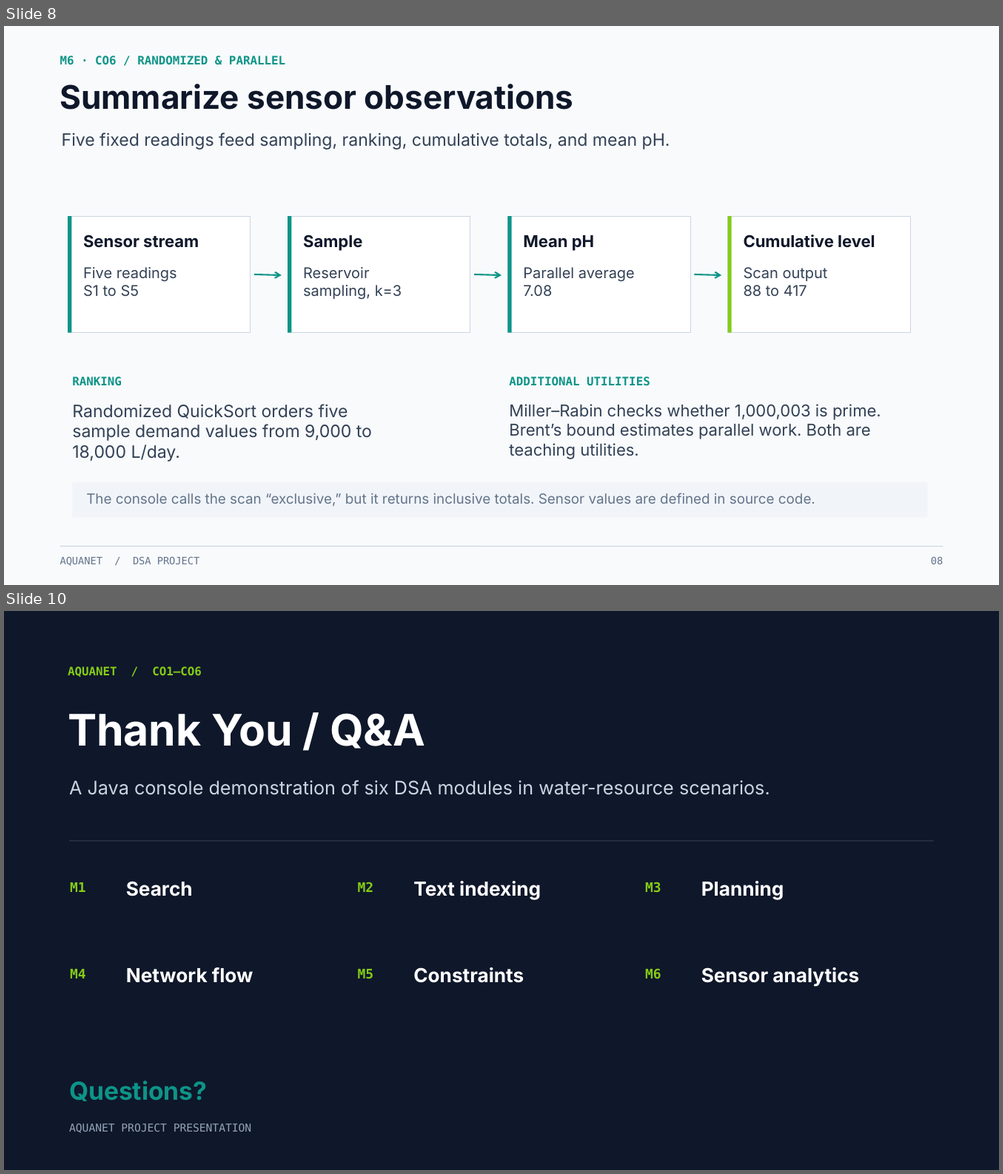
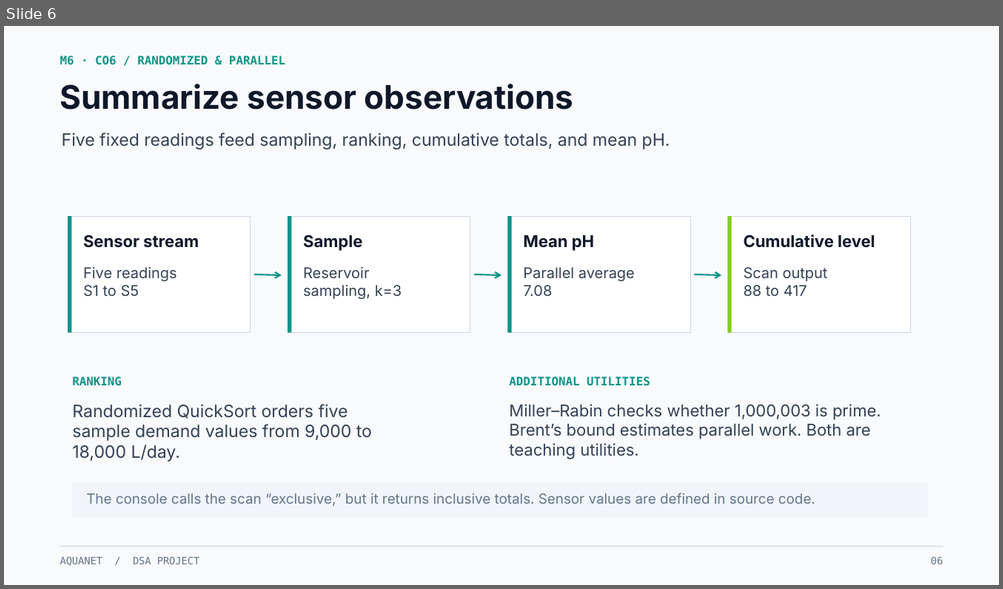
Before and after one commit to yashwanth-1729/aqua-net, a slide deck: presentation/AquaNet_DSA_Project_Presentation.pptx. Shown one above the other, each under a label of ours: slides 8 and 10 before the commit, slide 6 after it; the slides between them are not shown. The pictures are 1003x1174 and 1003x589 pixels, drawn with LibreOffice and Linux fonts; fonts in the diff are those of the drawing. Boxes give left, top, right and bottom in pixels: in the first picture for what was removed or moved away, otherwise in the second. Text is boxed around its words. In the diff, an @@ line names an element or a change of style, - is before the commit and + after.

```diff
--- a/presentation/AquaNet_DSA_Project_Presentation.pptx
+++ b/presentation/AquaNet_DSA_Project_Presentation.pptx
@@ slide 10 removed at (4, 611, 999, 1170), background #0F172A @@
@@ text removed at (68, 667, 202, 677) @@
-AQUANET / CO1–CO6
@@ text removed at (68, 713, 425, 749) @@
-Thank You / Q&A
@@ text removed at (69, 780, 770, 795) @@
-A Java console demonstration of six DSA modules in water-resource scenarios.
@@ line removed from (70, 841) to (933, 841) @@
@@ text removed at (70, 883, 86, 892) @@
-M1
@@ text removed at (126, 881, 193, 897) @@
-Search
@@ text removed at (358, 882, 374, 892) @@
-M2
@@ text removed at (413, 881, 540, 900) @@
-Text indexing
@@ text removed at (645, 882, 661, 892) @@
-M3
@@ text removed at (701, 881, 784, 900) @@
-Planning
@@ text removed at (70, 969, 86, 979) @@
-M4
@@ text removed at (126, 968, 253, 983) @@
-Network flow
@@ text removed at (358, 969, 374, 979) @@
-M5
@@ text removed at (413, 968, 523, 983) @@
-Constraints
@@ text removed at (645, 969, 661, 979) @@
-M6
@@ text removed at (701, 968, 859, 987) @@
-Sensor analytics
@@ text removed at (69, 1081, 207, 1102) @@
-Questions?
@@ text removed at (69, 1124, 251, 1133) @@
-AQUANET PROJECT PRESENTATION
@@ what was slide 8 is now slide 6 @@
@@ slide 6 changed as well @@
@@ text at (930, 557, 942, 565): text changed @@
-08
+06
```
Also in this commit, not shown: 5 other slides changed, 3 other slides removed.
